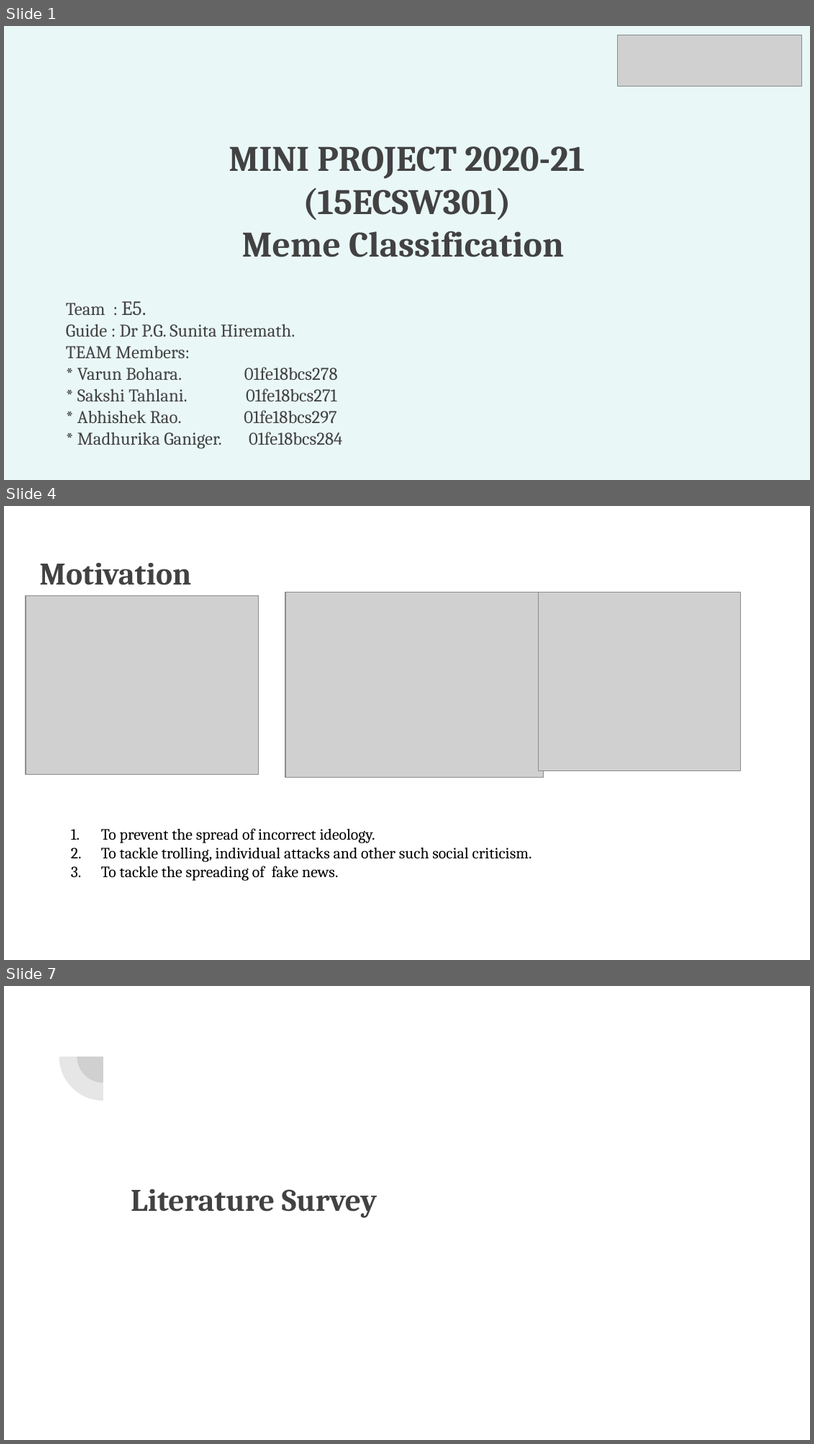
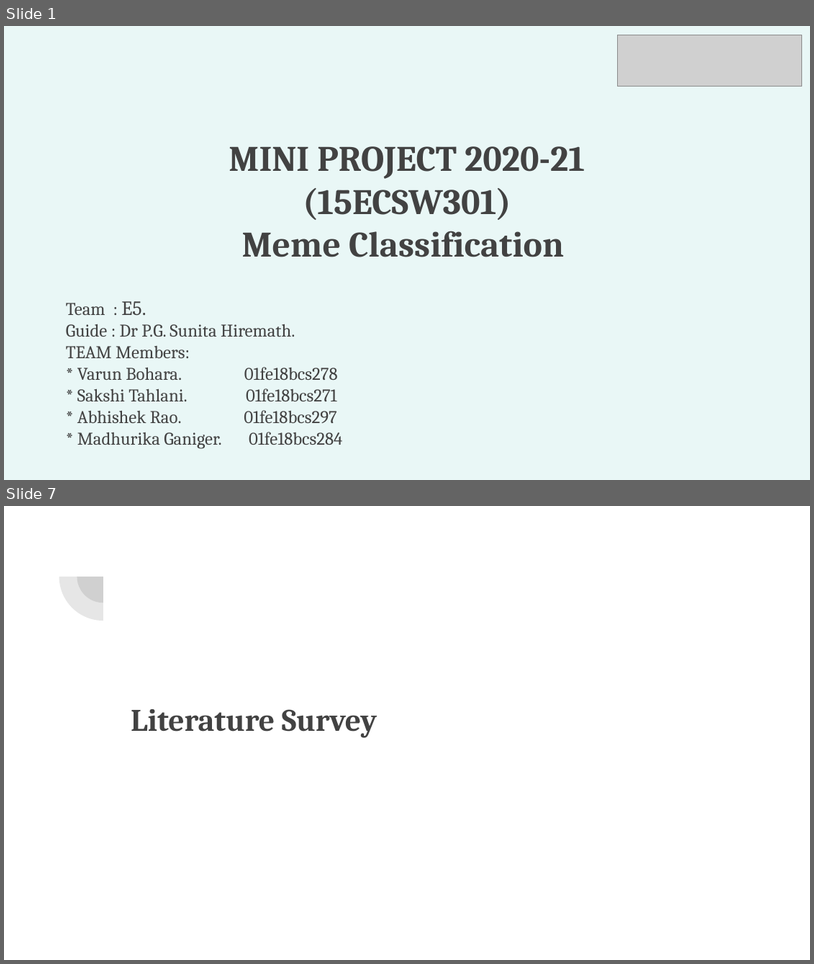
Before and after one commit to VarunBohara/Mini-Project-Documents, a slide deck: MINI PROJECT REVIEW.pptx. Shown one above the other, each under a label of ours: slides 1, 4 and 7 before the commit, slides 1 and 7 after it; the slides between them are not shown. The pictures are 814x1444 and 814x964 pixels, drawn with LibreOffice and Linux fonts; fonts in the diff are those of the drawing; grey boxes stand for pictures. Boxes give left, top, right and bottom in pixels: in the first picture for what was removed or moved away, otherwise in the second. Text is boxed around its words. In the diff, an @@ line names an element or a change of style, - is before the commit and + after.

```diff
--- a/MINI PROJECT REVIEW.pptx
+++ b/MINI PROJECT REVIEW.pptx
@@ slide 4 removed at (4, 506, 810, 960), background #FFFFFF @@
@@ title removed at (39, 563, 191, 585) @@
-Motivation
@@ picture removed at (26, 595, 259, 774) @@
@@ picture removed at (286, 592, 543, 777) @@
@@ picture removed at (539, 592, 741, 770) @@
@@ text removed at (101, 828, 532, 880) @@
-1. To prevent the spread of incorrect ideology.
-2. To tackle trolling, individual attacks and other such social criticism.
-3. To tackle the spreading of fake news.
```
Also in this commit, not shown: 7 slides changed, 2 slides added, 1 other slide removed.
